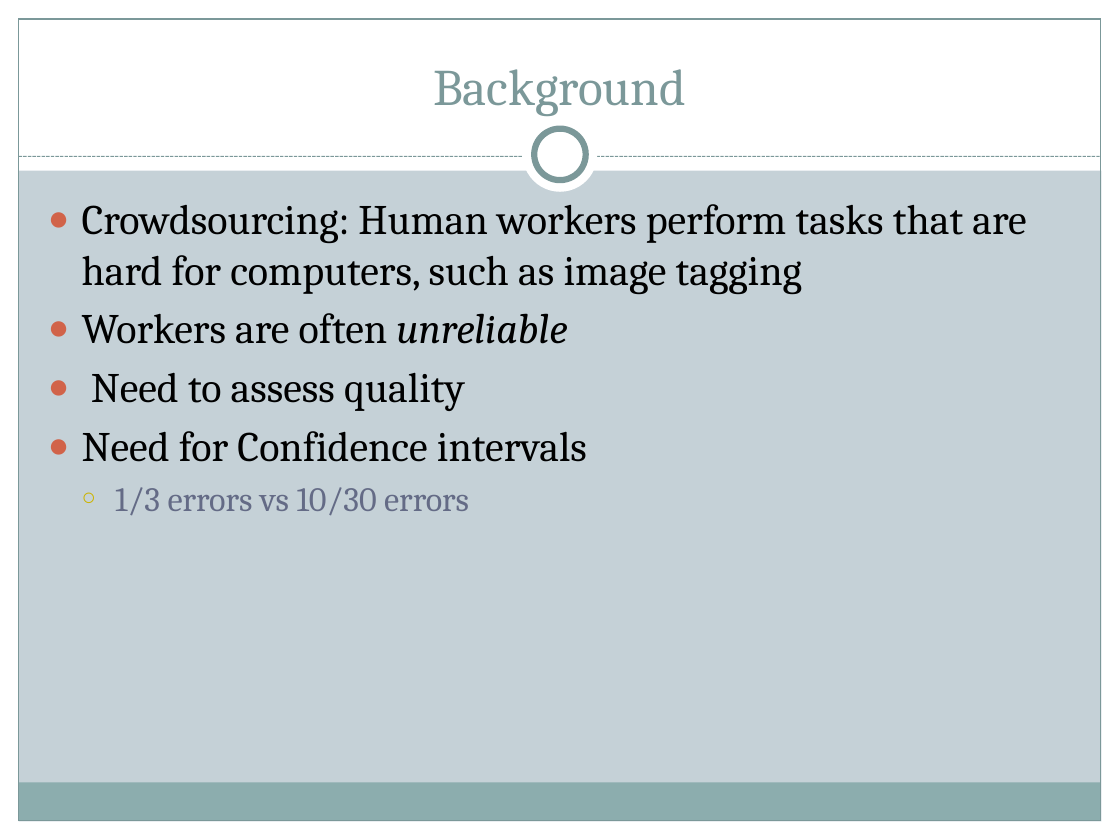
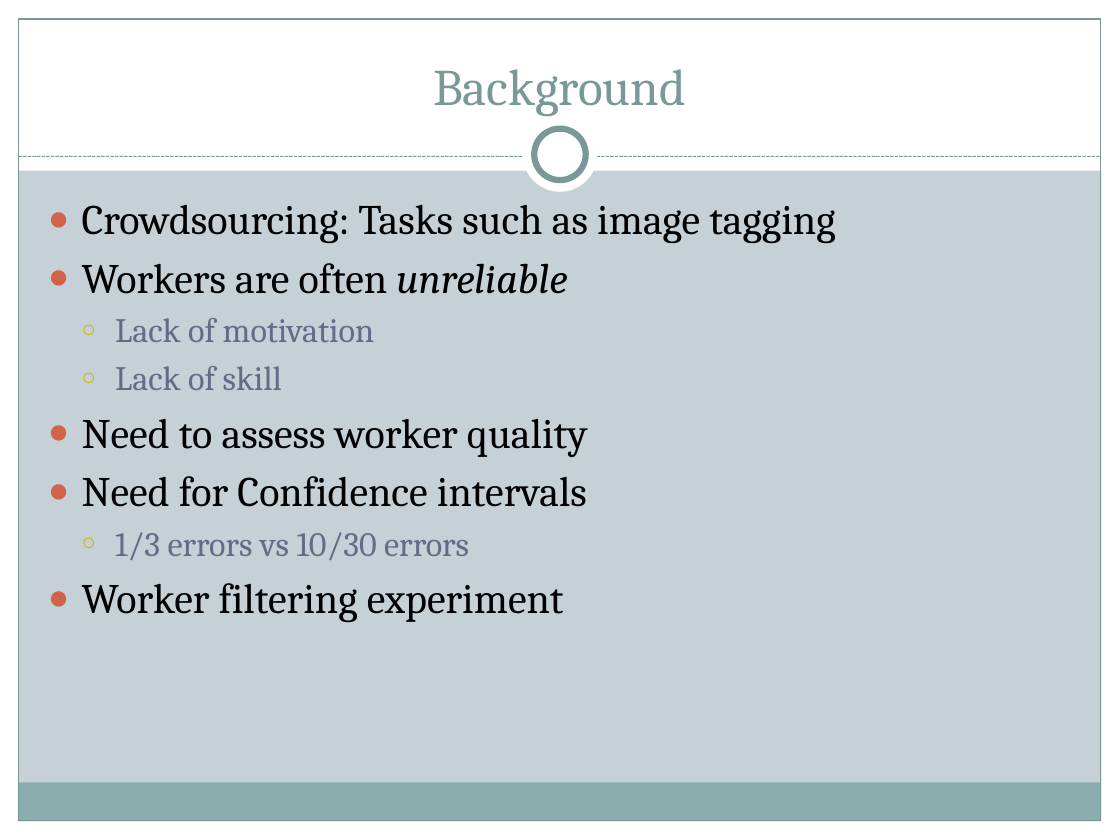
Before and after one commit to brahmaneya/WorkerEvaluationGeneral, a slide deck: slide 2 of Presentation/WorkerEval.pptx. Drawn at 1120x840 pixels with LibreOffice and Linux fonts; fonts in the diff are those of the drawing. Boxes give left, top, right and bottom in pixels: in the first picture for what was removed or moved away, otherwise in the second. Text is boxed around its words. In the diff, an @@ line names an element or a change of style, - is before the commit and + after.

Commit message:
changes

```diff
--- a/Presentation/WorkerEval.pptx
+++ b/Presentation/WorkerEval.pptx
@@ text at [82,204,835,244]: text changed @@
-● Crowdsourcing: Human workers perform tasks that are hard for computers, such as image tagging
+● Crowdsourcing: Tasks such as image tagging
@@ text at [82,318,588,457]: text changed; size 27 to 22 pt; text colour #000000 to #646B86 @@
-● Need to assess quality
+  ○ Lack of motivation
+  ○ Lack of skill
+● Need to assess worker quality
@@ text at [82,583,564,622]: paragraph added @@
+● Worker filtering experiment
```
Also in this commit, not shown: 4 other slides changed, 5 slides added, 1 slide removed.
